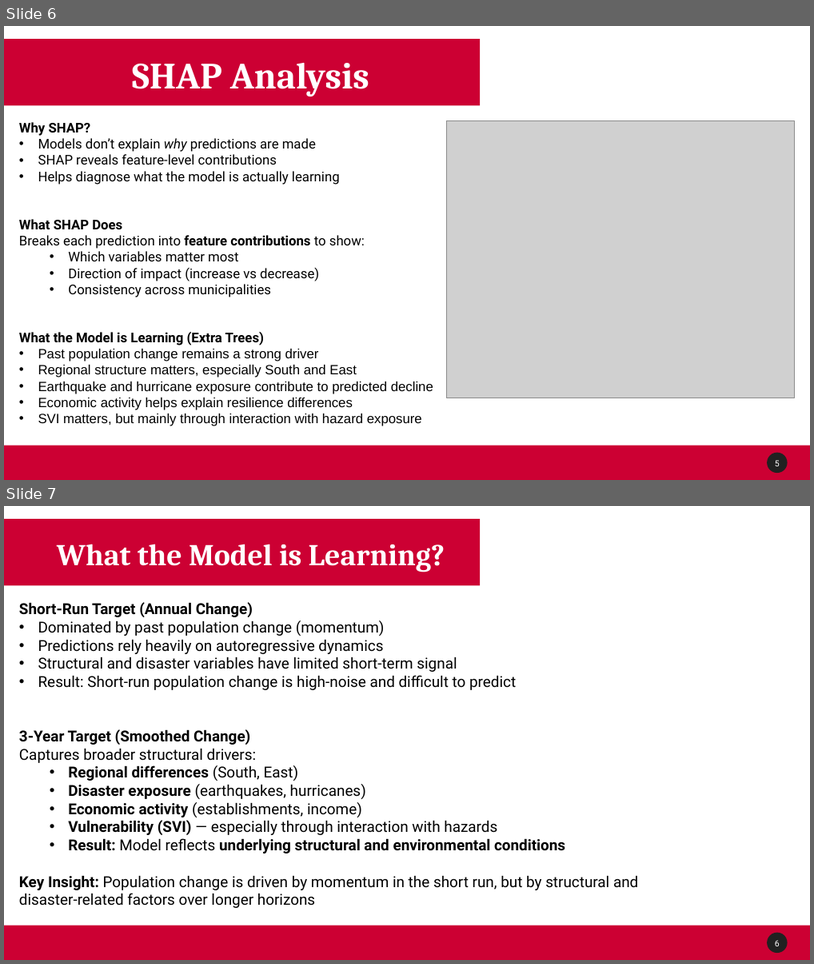
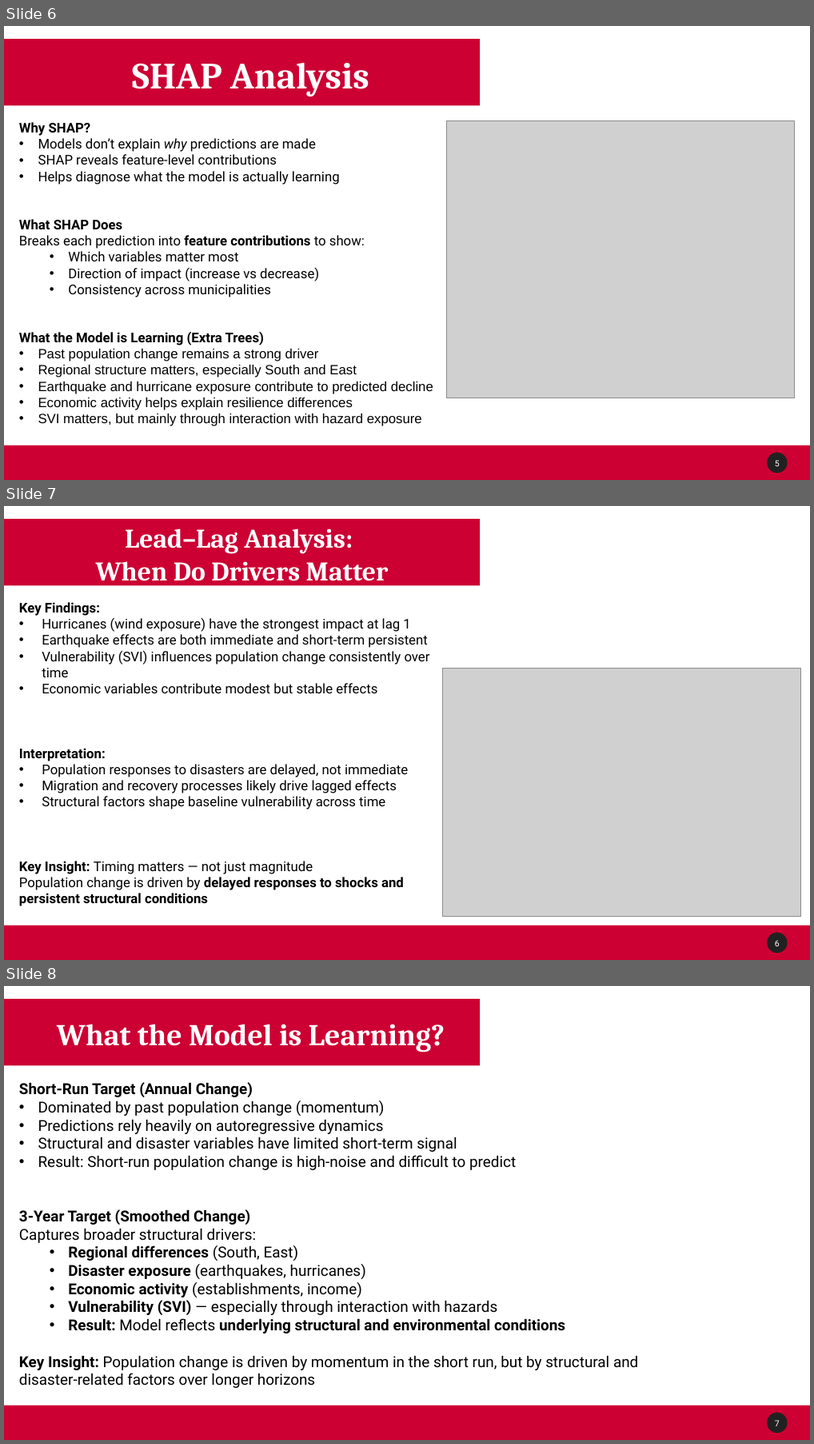
Before and after one commit to Venettov/CAPSTONE_DATA_SCIENCE_RIVERARUIZ, a slide deck: project_reports/Week10_progress.pptx. Shown one above the other, each under a label of ours: slides 6 and 7 before the commit, slides 6, 7 and 8 after it. The pictures are 814x964 and 814x1444 pixels, drawn with LibreOffice and Linux fonts; fonts in the diff are those of the drawing; grey boxes stand for pictures; background and template pictures are left out. Boxes give left, top, right and bottom in pixels: in the first picture for what was removed or moved away, otherwise in the second. Text is boxed around its words. In the diff, an @@ line names an element or a change of style, - is before the commit and + after.

```diff
--- a/project_reports/Week10_progress.pptx
+++ b/project_reports/Week10_progress.pptx
@@ slide 7 added at (4,506,810,960), background #FFFFFF; not listed: 3 template elements that a slide beside it also shows @@
@@ rectangle added at (4,519,480,585), fill #CC0033 @@
@@ text added at (96,528,389,587), 32 pt, text #FFFFFF, bold @@
+Lead–Lag Analysis:
+When Do Drivers Matter
@@ text added at (19,602,430,906), 16 pt, text #000000 @@
+Key Findings:
+• Hurricanes (wind exposure) have the strongest impact at lag 1
+• Earthquake effects are both immediate and short-term persistent
+• Vulnerability (SVI) influences population change consistently over time
+• Economic variables contribute modest but stable effects
+Interpretation:
+• Population responses to disasters are delayed, not immediate
+• Migration and recovery processes likely drive lagged effects
+• Structural factors shape baseline vulnerability across time
+Key Insight: Timing matters — not just magnitude
+Population change is driven by delayed responses to shocks and persistent structural conditions
@@ picture added at (443,668,802,916) @@
@@ what was slide 7 is now slide 8 @@
@@ page number at (775,1420,780,1426): text changed @@
-6
+7
```
Also in this commit, not shown: 52 other files.
